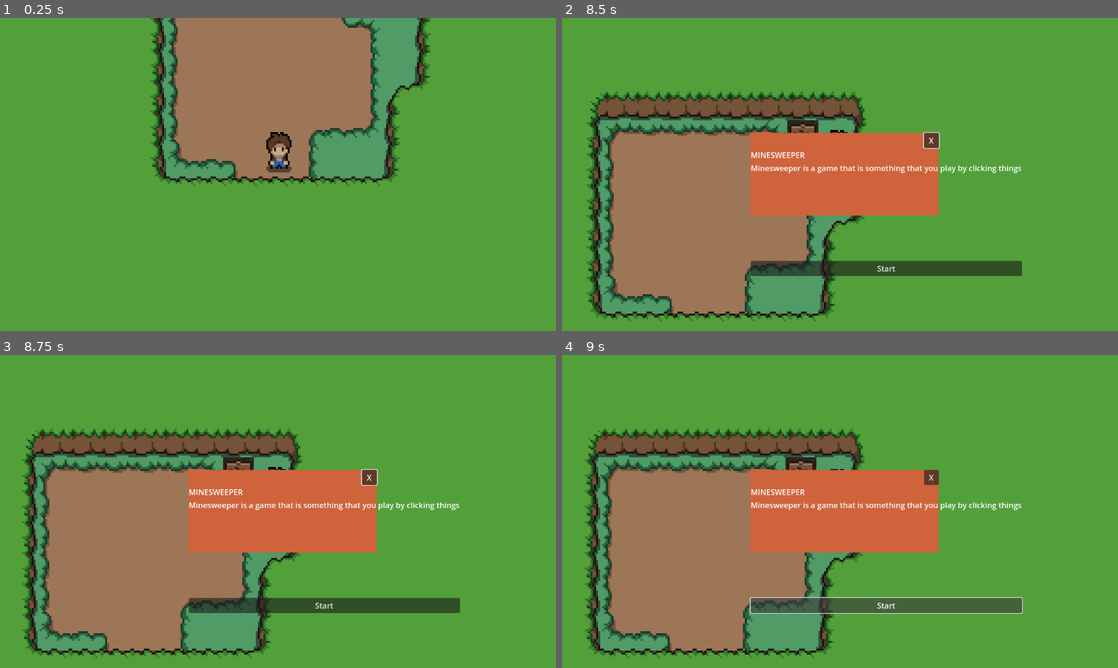
Above: before the commit, frames 1-4 (two rows, left to right).
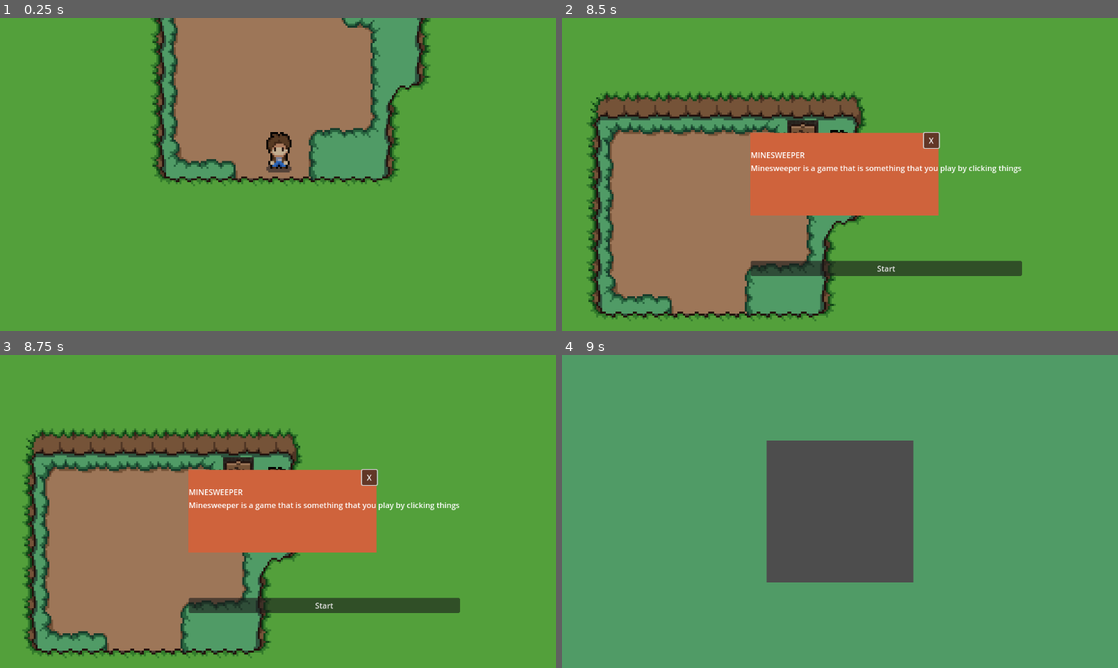
Above: after the commit, the same moments.

Repository: jo9182/Firestarter
Game: Godot game, scene res://scenes/cliffside.tscn
Two runs of this game, one before a commit and one after it. Both use one fixed random seed, a clock stepped at 60 frames per second and the inputs below. This scene is started directly instead of the project's main scene.
Inputs:
- Up to frame 1 (0.25 s): no input
- Up to frame 2 (8.5 s): hold Right (right) 0.53-1.28 s; hold Z (interact) 0.53-1.28 s; hold Down (down) 1.28-2.03 s; tap Z (interact) at 1.35, 2.85, 5.1, 6.6, 8.1 s; hold Right (right) 2.03-2.78 s; hold Z (interact) 2.03-2.78 s; tap Enter at 2.75 s; hold Up (up) 2.78-3.53 s; hold Left (left) 3.53-4.25 s; hold Z (interact) 3.53-4.25 s; click "X" at 4.25 s; hold Left (left) 5.03-5.78 s; hold Down (down) 5.78-6.53 s; hold Z (interact) 5.78-6.53 s; hold Right (right) 6.53-7.28 s; hold Up (up) 7.28-8.03 s; hold Z (interact) 7.28-8.03 s; hold Right (right) from 8.03 s (still down)
- Up to frame 3 (8.75 s): keep holding Right (right)
- Up to frame 4 (9 s): release Right (right) at 8.75 s; click "Start" at 8.75 s

Frames 1-3 are identical in both runs. In frame 4, 97% of the frame differs, in the area x 0-100%, y 0-100%.

Commit message:
yesterdays restored progress
fixed it

Diff:
--- /dev/null
+++ b/scenes/popups/cliffside_pop.gd
@@ -0,0 +1,19 @@
+extends Control
+
+
+
+func _ready():
+	$CanvasLayer/Button.grab_focus()
+
+
+
+func _on_button_pressed() -> void:
+	queue_free()
+
+
+
+
+
+func _on_start_pressed() -> void:
+	get_tree().change_scene_to_file("res://scenes/popups/minesweeper.tscn")
+	pass
--- a/scenes/popups/cliffside_pop.tscn
+++ b/scenes/popups/cliffside_pop.tscn
@@ -1,6 +1,6 @@
 [gd_scene load_steps=3 format=3 uid="uid://00vdw4hk066k"]
 
-[ext_resource type="Script" uid="uid://brhd770370ivp" path="res://scripts/settings.gd" id="1_ivxc1"]
+[ext_resource type="Script" uid="uid://d2j7vjdjhovn5" path="res://scenes/popups/cliffside_pop.gd" id="1_8f5j7"]
 [ext_resource type="Script" uid="uid://b1givql6054oe" path="res://scenes/popups/clifffbutton.gd" id="2_8f5j7"]
 
 [node name="Cliffside_pop" type="Control"]
@@ -11,7 +11,7 @@
 anchor_bottom = 1.0
 grow_horizontal = 2
 grow_vertical = 2
-script = ExtResource("1_ivxc1")
+script = ExtResource("1_8f5j7")
 
 [node name="CanvasLayer" type="CanvasLayer" parent="."]
 process_priority = 1
--- /dev/null
+++ b/scenes/popups/river_pop.gd
@@ -0,0 +1,19 @@
+extends Control
+
+
+
+func _ready():
+	$CanvasLayer/Button.grab_focus()
+
+
+
+func _on_button_pressed() -> void:
+	queue_free()
+
+
+
+
+
+func _on_collect_pressed() -> void:
+	#Give wet rocks to inventory
+	pass
--- a/scenes/popups/river_pop.tscn
+++ b/scenes/popups/river_pop.tscn
@@ -1,6 +1,12 @@
-[gd_scene load_steps=2 format=3 uid="uid://jtymwngltuac"]
+[gd_scene load_steps=4 format=3 uid="uid://jtymwngltuac"]
 
-[ext_resource type="Script" uid="uid://brhd770370ivp" path="res://scripts/settings.gd" id="1_dt4h8"]
+[ext_resource type="Script" uid="uid://ckkhtsh2m3fs0" path="res://scenes/popups/river_pop.gd" id="1_dt4h8"]
+
+[sub_resource type="LabelSettings" id="LabelSettings_dt4h8"]
+font_size = 21
+
+[sub_resource type="LabelSettings" id="LabelSettings_kf4i2"]
+font_size = 21
 
 [node name="river_pop" type="Control"]
 z_index = 20
@@ -36,20 +42,24 @@
 
 [node name="VBoxContainer" type="VBoxContainer" parent="CanvasLayer"]
 z_index = 3
-offset_left = 391.0
-offset_top = 272.0
-offset_right = 953.0
-offset_bottom = 370.0
+offset_left = 389.0
+offset_top = 267.0
+offset_right = 951.0
+offset_bottom = 365.0
+scale = Vector2(0.693966, 0.853967)
 size_flags_horizontal = 4
 size_flags_vertical = 4
 
 [node name="volLabel" type="Label" parent="CanvasLayer/VBoxContainer"]
 layout_mode = 2
 text = "Wet rocks"
+label_settings = SubResource("LabelSettings_dt4h8")
 
 [node name="volLabel2" type="Label" parent="CanvasLayer/VBoxContainer"]
 layout_mode = 2
 text = "You have found rocks that are wet from the river"
+label_settings = SubResource("LabelSettings_kf4i2")
+autowrap_mode = 1
 
 [node name="collect" type="Button" parent="CanvasLayer/VBoxContainer"]
 layout_mode = 2
--- a/scripts/sign.gd
+++ b/scripts/sign.gd
@@ -18,7 +18,7 @@
 		print("The Player gained 6-7 things!")
 
 	if global.currentScene(get_tree().get_current_scene().get_name()) == "River":
-		var riverpop = load("res://scenes/popups/cliffside_pop.tscn").instantiate()
+		var riverpop = load("res://scenes/popups/river_pop.tscn").instantiate()
 		get_tree().current_scene.add_child(riverpop)
 	elif global.currentScene(get_tree().get_current_scene().get_name()) == "world":
 		print("CAMP")
Not shown, added: scenes/popups/cliffside_pop.gd.uid
Not shown, added: scenes/popups/river_pop.gd.uid
Binary file added: sprites/font/Abaddon Bold.ttf
Not shown, added: sprites/font/Abaddon Bold.ttf.import
Binary file added: sprites/font/Abaddon Light.ttf
Not shown, added: sprites/font/Abaddon Light.ttf.import
